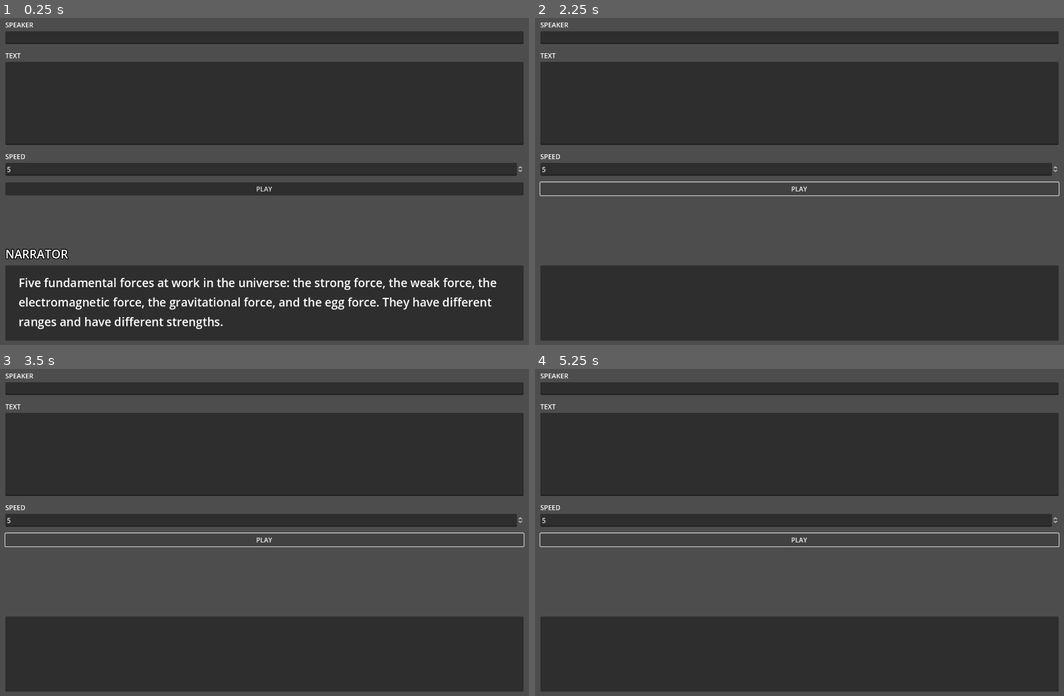
Above: before the commit, frames 1-4 (two rows, left to right).
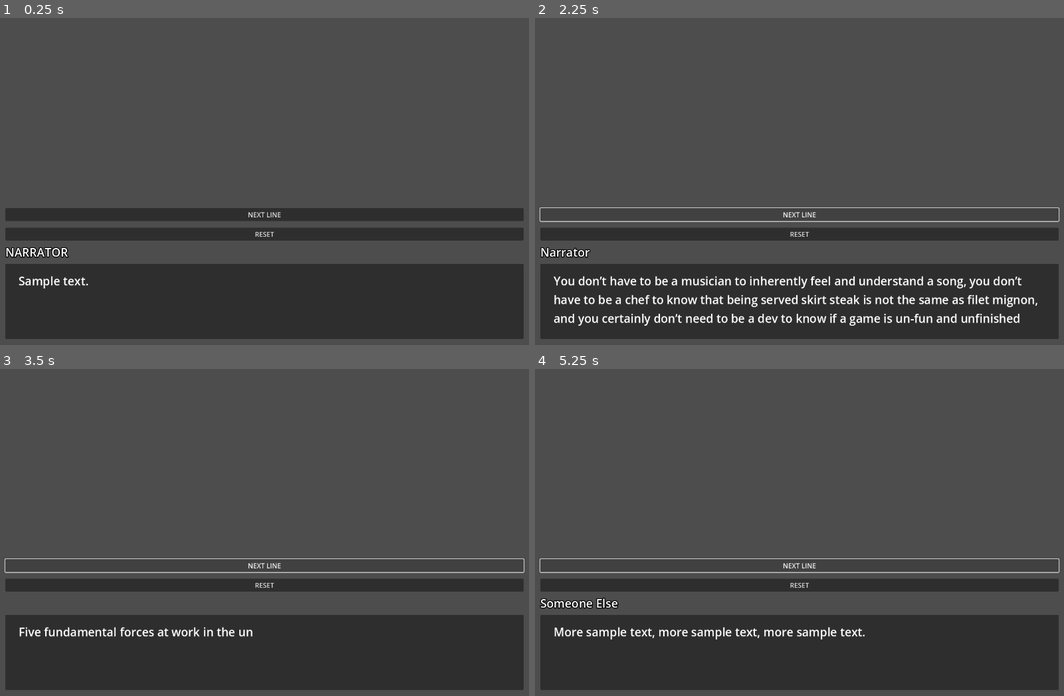
Above: after the commit, the same moments.

Repository: daredakke/dialogue-test
Game: Godot game, scene res://scenes/main.tscn
Same seed, same stepped clock (60 frames per second), same inputs: the game is played once before the commit and once after it.
Inputs (mouse positions are in pixels of both pictures, inside the frame that each line leads up to):
- Up to frame 1 (0.25 s): no input
- Up to frame 2 (2.25 s): click (799, 233) at 0.5 s, where only the run after the commit has a clickable "RESET"; click "PLAY" (after the commit: "NEXT LINE") at 1.25 s; click "PLAY" (after the commit: "NEXT LINE") at 2 s
- Up to frame 3 (3.5 s): click "PLAY" (after the commit: "NEXT LINE") at 2.75 s
- Up to frame 4 (5.25 s): tap Enter at 3.5, 5 s; tap Space at 4.25 s

The runs differ from the first frame. In frame 1, 48% of the frame differs, in the area x 1-99%, y 1-99%; in frame 2, 42%; in frame 3, 39%; in frame 4, 39%.

Commit message:
Implement scrolling dialogue
Displays an array of lines one at a time at various speeds. A speed of zero will cause lines to display instantly. Pressing the next line button again while text is scrolling will instantly complete the rest of that line.

Diff:
--- a/scenes/main.tscn
+++ b/scenes/main.tscn
@@ -15,19 +15,26 @@
 grow_vertical = 2
 script = ExtResource("1_g6440")
 
-[node name="UIHBox" type="HBoxContainer" parent="UI"]
-layout_mode = 0
-offset_right = 40.0
-offset_bottom = 40.0
+[node name="UIVBox" type="VBoxContainer" parent="UI"]
+layout_mode = 1
+anchors_preset = 7
+anchor_left = 0.5
+anchor_top = 1.0
+anchor_right = 0.5
+anchor_bottom = 1.0
+offset_left = -640.0
+offset_top = -264.0
+offset_right = 640.0
+grow_horizontal = 2
+grow_vertical = 0
+size_flags_vertical = 8
+theme_override_constants/separation = 32
 
-[node name="UIVBox" type="VBoxContainer" parent="UI/UIHBox"]
+[node name="Input" type="Control" parent="UI/UIVBox"]
 layout_mode = 2
+size_flags_vertical = 0
 
-[node name="Input" type="Control" parent="UI/UIHBox/UIVBox"]
-custom_minimum_size = Vector2(1280, 540)
-layout_mode = 2
-
-[node name="InputMargin" type="MarginContainer" parent="UI/UIHBox/UIVBox/Input"]
+[node name="InputMargin" type="MarginContainer" parent="UI/UIVBox/Input"]
 layout_mode = 1
 anchors_preset = 15
 anchor_right = 1.0
@@ -39,60 +46,26 @@
 theme_override_constants/margin_right = 16
 theme_override_constants/margin_bottom = 16
 
-[node name="InputVBox" type="VBoxContainer" parent="UI/UIHBox/UIVBox/Input/InputMargin"]
+[node name="InputVBox" type="VBoxContainer" parent="UI/UIVBox/Input/InputMargin"]
 layout_mode = 2
 theme_override_constants/separation = 16
 
-[node name="SpeakerVBox" type="VBoxContainer" parent="UI/UIHBox/UIVBox/Input/InputMargin/InputVBox"]
-layout_mode = 2
-
-[node name="SpeakerLabel" type="Label" parent="UI/UIHBox/UIVBox/Input/InputMargin/InputVBox/SpeakerVBox"]
-layout_mode = 2
-text = "SPEAKER"
-
-[node name="SpeakerLineEdit" type="LineEdit" parent="UI/UIHBox/UIVBox/Input/InputMargin/InputVBox/SpeakerVBox"]
-unique_name_in_owner = true
-layout_mode = 2
-max_length = 64
-
-[node name="TextVBox" type="VBoxContainer" parent="UI/UIHBox/UIVBox/Input/InputMargin/InputVBox"]
-layout_mode = 2
-
-[node name="TextLabel" type="Label" parent="UI/UIHBox/UIVBox/Input/InputMargin/InputVBox/TextVBox"]
-layout_mode = 2
-text = "TEXT"
-
-[node name="TextEdit" type="TextEdit" parent="UI/UIHBox/UIVBox/Input/InputMargin/InputVBox/TextVBox"]
-unique_name_in_owner = true
-custom_minimum_size = Vector2(0, 200)
-layout_mode = 2
-theme_override_font_sizes/font_size = 24
-wrap_mode = 1
-autowrap_mode = 2
-
-[node name="SpeedVBox" type="VBoxContainer" parent="UI/UIHBox/UIVBox/Input/InputMargin/InputVBox"]
-layout_mode = 2
-
-[node name="SpeedLabel" type="Label" parent="UI/UIHBox/UIVBox/Input/InputMargin/InputVBox/SpeedVBox"]
-layout_mode = 2
-text = "SPEED"
-
-[node name="SpeedSpinBox" type="SpinBox" parent="UI/UIHBox/UIVBox/Input/InputMargin/InputVBox/SpeedVBox"]
-layout_mode = 2
-min_value = 1.0
-value = 5.0
-rounded = true
-
-[node name="PlayButton" type="Button" parent="UI/UIHBox/UIVBox/Input/InputMargin/InputVBox"]
+[node name="PlayButton" type="Button" parent="UI/UIVBox/Input/InputMargin/InputVBox"]
 layout_mode = 2
 mouse_default_cursor_shape = 2
-text = "PLAY"
+text = "NEXT LINE"
 
-[node name="Output" type="Control" parent="UI/UIHBox/UIVBox"]
+[node name="ResetButton" type="Button" parent="UI/UIVBox/Input/InputMargin/InputVBox"]
+layout_mode = 2
+mouse_default_cursor_shape = 2
+text = "RESET"
+
+[node name="Output" type="Control" parent="UI/UIVBox"]
 custom_minimum_size = Vector2(1280, 260)
 layout_mode = 2
+size_flags_vertical = 8
 
-[node name="OutputMargin" type="MarginContainer" parent="UI/UIHBox/UIVBox/Output"]
+[node name="OutputMargin" type="MarginContainer" parent="UI/UIVBox/Output"]
 layout_mode = 1
 anchors_preset = 15
 anchor_right = 1.0
@@ -104,11 +77,11 @@
 theme_override_constants/margin_right = 16
 theme_override_constants/margin_bottom = 16
 
-[node name="VBoxContainer" type="VBoxContainer" parent="UI/UIHBox/UIVBox/Output/OutputMargin"]
+[node name="VBoxContainer" type="VBoxContainer" parent="UI/UIVBox/Output/OutputMargin"]
 layout_mode = 2
 theme_override_constants/separation = 8
 
-[node name="SpeakerLabel" type="Label" parent="UI/UIHBox/UIVBox/Output/OutputMargin/VBoxContainer"]
+[node name="SpeakerLabel" type="Label" parent="UI/UIVBox/Output/OutputMargin/VBoxContainer"]
 unique_name_in_owner = true
 layout_mode = 2
 theme_override_colors/font_outline_color = Color(0, 0, 0, 1)
@@ -117,11 +90,11 @@
 text = "NARRATOR
 "
 
-[node name="DialoguePanel" type="Panel" parent="UI/UIHBox/UIVBox/Output/OutputMargin/VBoxContainer"]
+[node name="DialoguePanel" type="Panel" parent="UI/UIVBox/Output/OutputMargin/VBoxContainer"]
 layout_mode = 2
 size_flags_vertical = 3
 
-[node name="DialogueMargin" type="MarginContainer" parent="UI/UIHBox/UIVBox/Output/OutputMargin/VBoxContainer/DialoguePanel"]
+[node name="DialogueMargin" type="MarginContainer" parent="UI/UIVBox/Output/OutputMargin/VBoxContainer/DialoguePanel"]
 layout_mode = 1
 anchors_preset = 15
 anchor_right = 1.0
@@ -129,17 +102,26 @@
 grow_horizontal = 2
 grow_vertical = 2
 theme_override_constants/margin_left = 32
-theme_override_constants/margin_top = 28
+theme_override_constants/margin_top = 22
 theme_override_constants/margin_right = 32
 theme_override_constants/margin_bottom = 24
 
-[node name="DialogueRTLabel" type="RichTextLabel" parent="UI/UIHBox/UIVBox/Output/OutputMargin/VBoxContainer/DialoguePanel/DialogueMargin"]
+[node name="DialogueRTLabel" type="RichTextLabel" parent="UI/UIVBox/Output/OutputMargin/VBoxContainer/DialoguePanel/DialogueMargin"]
 unique_name_in_owner = true
 layout_mode = 2
-theme_override_constants/line_separation = 8
+size_flags_vertical = 0
+theme_override_constants/line_separation = 6
 theme_override_font_sizes/normal_font_size = 28
-text = "Five fundamental forces at work in the universe: the strong force, the weak force, the electromagnetic force, the gravitational force, and the egg force. They have different ranges and have different strengths."
+text = "Sample text."
 fit_content = true
 autowrap_mode = 2
+shortcut_keys_enabled = false
 
-[connection signal="pressed" from="UI/UIHBox/UIVBox/Input/InputMargin/InputVBox/PlayButton" to="UI" method="_on_play_button_pressed"]
+[node name="NextCharTimer" type="Timer" parent="UI"]
+unique_name_in_owner = true
+wait_time = 0.05
+one_shot = true
+
+[connection signal="pressed" from="UI/UIVBox/Input/InputMargin/InputVBox/PlayButton" to="UI" method="_on_play_button_pressed"]
+[connection signal="pressed" from="UI/UIVBox/Input/InputMargin/InputVBox/ResetButton" to="UI" method="_on_reset_button_pressed"]
+[connection signal="timeout" from="UI/NextCharTimer" to="UI" method="_on_next_char_timer_timeout"]
--- a/scripts/ui.gd
+++ b/scripts/ui.gd
@@ -1,14 +1,94 @@
 class_name Ui
 extends Control
 
-@onready var speaker_line_edit: LineEdit = %SpeakerLineEdit
-@onready var text_edit: TextEdit = %TextEdit
 @onready var speaker_label: Label = %SpeakerLabel
 @onready var dialogue_rt_label: RichTextLabel = %DialogueRTLabel
+@onready var next_char_timer: Timer = %NextCharTimer
+
+const TEXT_SPEED_INSTANT: float = 0
+const TEXT_SPEED_FAST: float = 0.01
+const TEXT_SPEED_MEDIUM: float = 0.02
+const TEXT_SPEED_SLOW: float = 0.03
+
+var sample_dialogue: Array[Dictionary] = [
+	{
+		"speaker" : "Narrator",
+		"line" : "You don’t have to be a musician to inherently feel and understand a song, you don’t have to be a chef to know that being served skirt steak is not the same as filet mignon, and you certainly don’t need to be a dev to know if a game is un-fun and unfinished"
+	},
+	{
+		"line" : "Five fundamental forces at work in the universe: the strong force, the weak force, the electromagnetic force, the gravitational force, and the egg force. They have different ranges and have different strengths."
+	},
+	{
+		"speaker" : "Someone Else",
+		"line" : "More sample text, more sample text, more sample text."
+	},
+]
+
+var sample_speaker: String = "Narrator"
+var sample_text: String = "Here is a test sentence."
+var npc_id: int = 1
+var next_line: String = ""
+var current_line: int = 0
+
+
+func _ready() -> void:
+	next_char_timer.wait_time = TEXT_SPEED_FAST
 
 
 func _on_play_button_pressed() -> void:
-	speaker_label.text = speaker_line_edit.text
+	if current_line >= sample_dialogue.size():
+		return
+
+	var speaker: String = ""
+
+	if (sample_dialogue[current_line].has("speaker")):
+		speaker = sample_dialogue[current_line]["speaker"]
+
+	speaker_label.text = speaker
+
+	# Complete the line if text is in process of being displayed
+	if next_line.length() > 0:
+		complete_line()
+
+		return
+
+	# Instant text reveal
+	if next_char_timer.wait_time <= 0:
+		complete_line()
+
+		return
+
+	# Start displaying text char by char
+	if next_char_timer.is_stopped():
+		next_char_timer.start()
+
+
+func complete_line() -> void:
+	if !next_char_timer.is_stopped():
+		next_char_timer.stop()
 
 	dialogue_rt_label.clear()
-	dialogue_rt_label.append_text(text_edit.text)
+	dialogue_rt_label.append_text(sample_dialogue[current_line]["line"])
+
+	current_line += 1
+	next_line = ""
+
+
+func _on_reset_button_pressed() -> void:
+	current_line = 0
+	next_line = ""
+
+
+func _on_next_char_timer_timeout() -> void:
+	var next_char: String = sample_dialogue[current_line]["line"][next_line.length()]
+
+	next_line += next_char
+
+	dialogue_rt_label.clear()
+	dialogue_rt_label.append_text(next_line)
+
+	if next_line.length() < sample_dialogue[current_line]["line"].length():
+		next_char_timer.start()
+	else:
+		current_line += 1
+		next_line = ""
